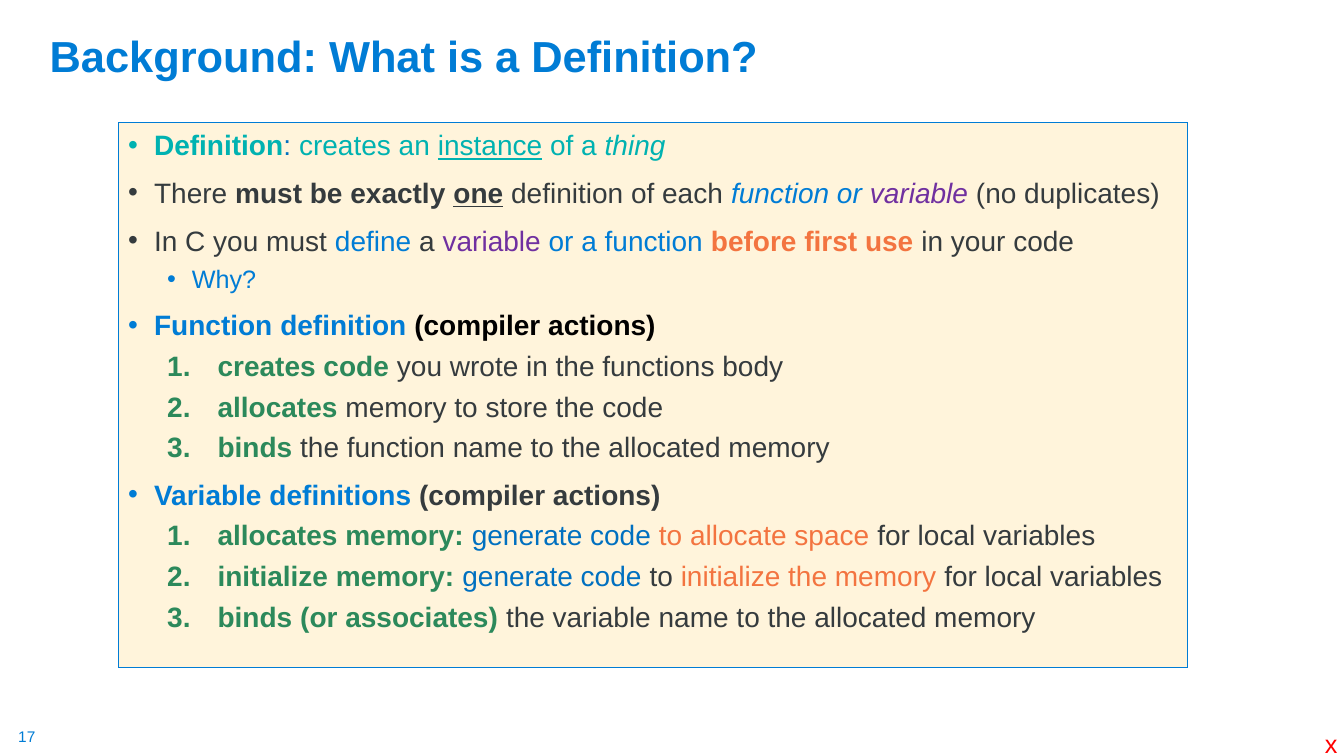
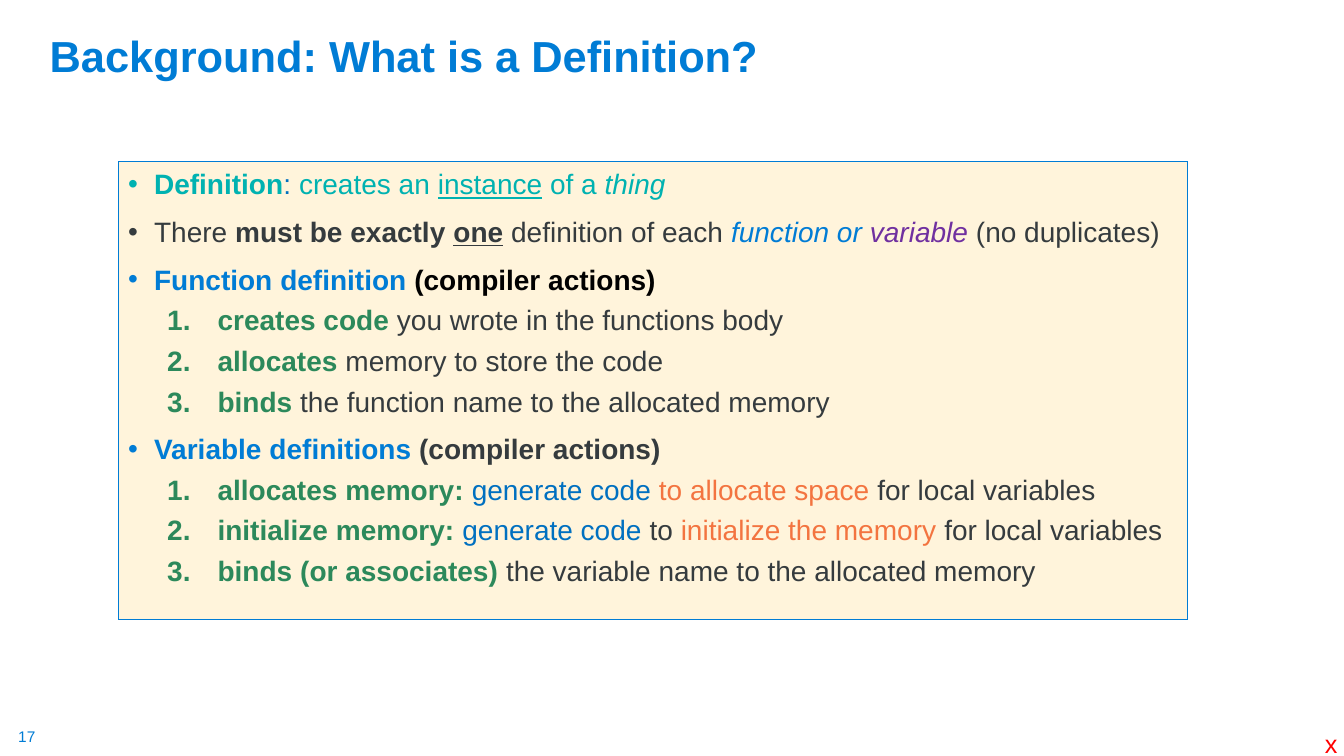
Before and after one commit to cse30-sp24/Muller-Slides, a slide deck: slide 17 of Lecture-3.pptx. Drawn at 1344x756 pixels with LibreOffice and Linux fonts; fonts in the diff are those of the drawing. Boxes give left, top, right and bottom in pixels: in the first picture for what was removed or moved away, otherwise in the second. Text is boxed around its words. In the diff, an @@ line names an element or a change of style, - is before the commit and + after.

```diff
--- a/Lecture-3.pptx
+++ b/Lecture-3.pptx
@@ text "Definition: creates an instance of ..." resized from (x1=118, y1=123, x2=1188, y2=668) to (x1=118, y1=162, x2=1188, y2=620) @@
@@ text at (x1=154, y1=230, x2=1074, y2=294): paragraphs removed @@
-• In C you must define a variable or a function before first use in your code
-  • Why?
```
Also in this commit, not shown: 4 other slides changed, 1 other file.
